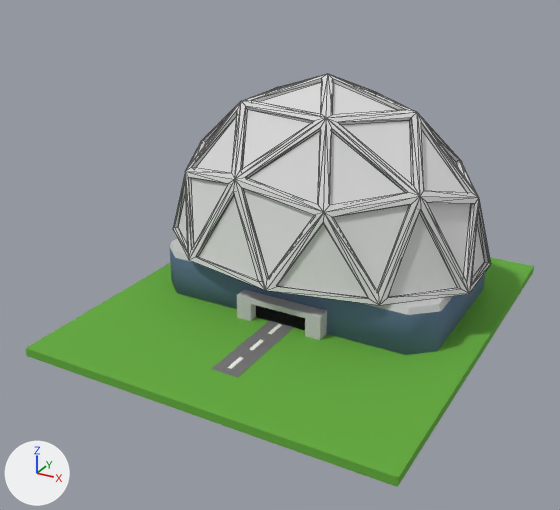
An edit to the FBX model Assets/Models/SoccerFieldComplete.fbx, drawn before and after from the same camera.
Both versions are drawn from a camera (50 mm lens) standing at (19.9, -40.2, 24.3) and looking at (-0.8, -2.7, 5.5). The lights are fixed; the arrows at lower left show +X, +Y and +Z. The first picture is the older version. Mesh edges are drawn as thin lines on the coarser meshes. Where no turn or scale is listed for an object, it has been applied to the vertices. Vertices at exactly the same position are counted once.

In view in the first picture: 'GeodesicDome', 'Node'.
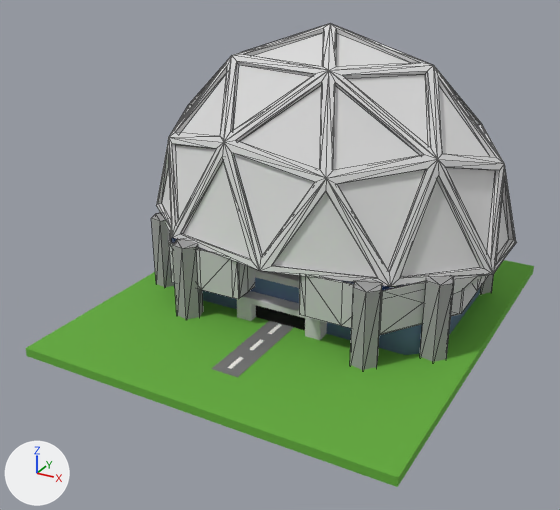
The newer file is also rescaled (x0.894) as a whole; pictures and numbers use the older file's frame.

Location of each change, (x1, y1, x2, y2) in pixels of the pictures (560 x 510 px):
'GeodesicDome', moved, rescaled (13% wider, 14% taller): before (173, 74, 491, 305); after (156, 23, 516, 287)
'StadiumSits3_Cube.002', added: after (299, 275, 489, 335)
'Node.006', added: after (350, 280, 382, 370)
'Node.001', added: after (420, 275, 454, 362)
'StadiumSits3_Cube.001', added: after (169, 232, 257, 299)
'Node.005', added: after (172, 239, 203, 319)
'Node.004', added: after (151, 213, 174, 287)
'Plane', added: after (453, 272, 495, 294)
'Node.002', added (mostly hidden): after (480, 274, 494, 294)

The change in detail:
Material 'mat22' (mat_mat22) is new.
Its base color is (0.35, 0.35, 0.35) (grey #a0a0a0).
Its roughness is 1.0.
Material 'Blue_StadiumSits3' (mat_blue_stadiumsits3) is new.
Its base color is (0.0247, 0.086, 0.311) (blue #2c5397).
Its roughness is 0.775.
Material 'Gray_StadiumSits3' (mat_gray_stadiumsits3) is new.
Its base color is (0.56, 0.56, 0.56) (light grey #c5c5c5).
Its roughness is 0.676.
me_geodesicdome is used by ob_geodesicdome; location (0.0, 1.74, -0.04).
me_geodesicdome had 283 vertices, 520 faces and spanned x -11.8..10.3, y -7.5..8.2, z 0.0..15.7.
me_geodesicdome now has 283 vertices, 520 faces and spans x -13.2..11.5, y -8.2..9.4, z 1.0..18.5.
me_geodesicdome part 1: the whole mesh is scaled about its middle by 1.12, then moved by (-0.1, 0.2, 1.9).
Mesh me_node_mesh_005 is new.
It is a 6-sided cylinder along z spanning x -2.61..-0.96, y -1.83..-0.24, z -1.01..4.15.
It uses material mat_mat22 (grey #a0a0a0).
Mesh me_stadiumsits3_cube_001_mesh_001 is new.
It has 320 vertices, 594 faces and spans x -3.6..4.3, y -7.8..7.8, z -1.2..1.4.
Faces by material slot: [150, 444].
It uses material mat_gray_stadiumsits3 (light grey #c5c5c5).
It uses material mat_blue_stadiumsits3 (blue #2c5397).
Mesh me_stadiumsits3_cube_001_mesh is new.
It has 320 vertices, 594 faces and spans x -4.3..3.6, y -7.8..7.8, z -1.2..1.4.
Faces by material slot: [150, 444].
It uses material mat_gray_stadiumsits3 (light grey #c5c5c5).
It uses material mat_blue_stadiumsits3 (blue #2c5397).
Mesh me_plane is new.
It has 14 vertices, 6 faces and spans x -1.26..1.01, y -4.69..4.01, z -0.2..1.24.
Object 'Node.005' (ob_node_005) is new; it shows me_node_mesh_005.
Its location is (-3.75, -4.54, 2.2).
Object 'Node.004' (ob_node_004) is new; it shows a copy of me_node_mesh_005.
Its location is (-7.56, -1.59, 2.2).
Object 'Node.002' (ob_node_002) is new; it shows a copy of me_node_mesh_005.
Its location is (11.01, 7.47, 2.2).
Object 'StadiumSits3_Cube.002' (ob_stadiumsits3_cube_002) is new; it shows me_stadiumsits3_cube_001_mesh_001.
Its location is (5.76, 2.02, 4.81).
Object 'Node.001' (ob_node_001) is new; it shows a copy of me_node_mesh_005.
Its location is (11.01, -2.02, 2.2).
Object 'StadiumSits3_Cube.001' (ob_stadiumsits3_cube_001) is new; it shows me_stadiumsits3_cube_001_mesh.
Its location is (-5.52, 2.02, 4.81).
Object 'Plane' (ob_plane) is new; it shows me_plane.
Its location is (10.5, 2.29, 5.02).
Object 'Node.006' (ob_node_006) is new; it shows a copy of me_node_mesh_005.
Its location is (7.94, -4.67, 2.2).
